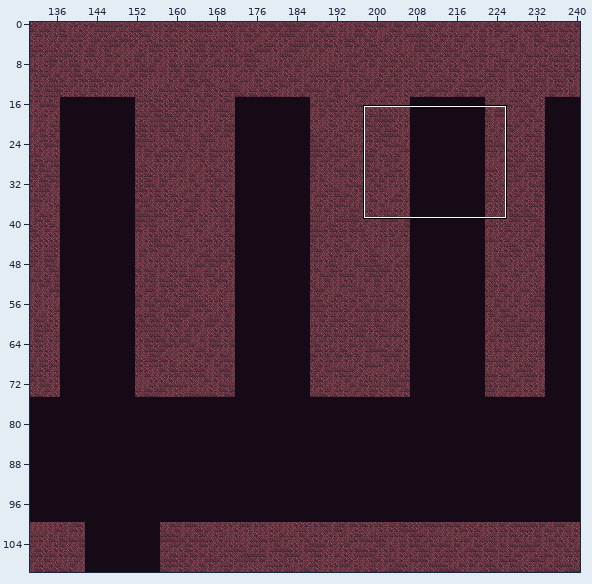
One commit to this Tiled map: android/assets/maps/TunnelMap1.tmx. The first picture is a wide view before the edit; the outline marks the close-up.
Close-up. Earlier state:
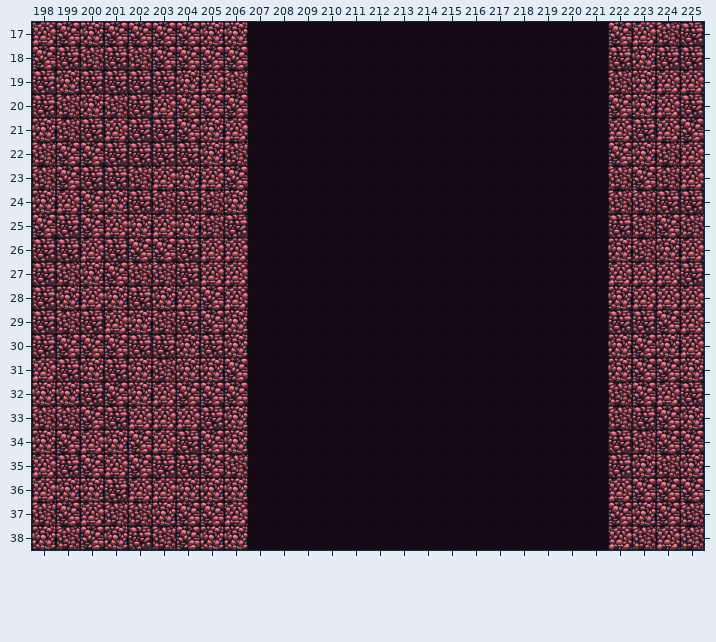
Cells are 64x64 px. Shown: x 198..225, y 17..38. The commit also changed other parts of the map, which this record leaves out.
New version:
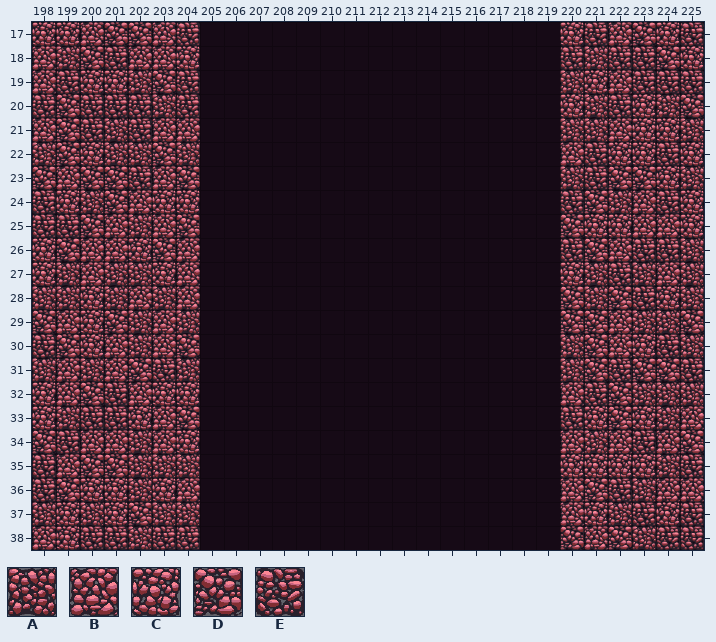
Key: from "tileMapGutter": A 5, B 6, C 7, D 8, E 9.
_ is an empty cell.
From old to new:
{"where": "layer \"terrain\""}
{"y":17,"x":198,"old":"BDC","new":"CCB"}
{"y":17,"x":203,"old":"DDCC","new":"BE__"}
{"y":17,"x":220,"old":"__DBA","new":"CEBDC"}
{"y":18,"x":198,"old":"DEA","new":"BAD"}
{"y":18,"x":202,"old":"ADDDD","new":"BBC__"}
{"y":18,"x":220,"old":"__","new":"EA"}
{"y":18,"x":223,"old":"CEE","new":"EDC"}
{"y":19,"x":198,"old":"ECEEEECBA","new":"BECCADE__"}
{"y":19,"x":220,"old":"__ACBB","new":"ACBEEE"}
{"y":20,"x":199,"old":"ACA","new":"DEE"}
{"y":20,"x":203,"old":"BDDD","new":"AE__"}
{"y":20,"x":220,"old":"__D","new":"CAE"}
{"y":20,"x":224,"old":"BE","new":"AD"}
{"y":21,"x":198,"old":"CA","new":"BD"}
{"y":21,"x":201,"old":"B","new":"A"}
{"y":21,"x":203,"old":"EDCB","new":"BB__"}
{"y":21,"x":220,"old":"__","new":"AA"}
{"y":21,"x":223,"old":"EBD","new":"CCA"}
{"y":22,"x":200,"old":"DEEEECA","new":"CAADA__"}
{"y":22,"x":220,"old":"__D","new":"BEC"}
{"y":22,"x":224,"old":"AB","new":"EC"}
{"y":23,"x":198,"old":"ADEEA","new":"DBDDE"}
{"y":23,"x":204,"old":"CBD","new":"D__"}
{"y":23,"x":220,"old":"__A","new":"AED"}
{"y":23,"x":224,"old":"AB","new":"CA"}
{"y":24,"x":198,"old":"CBDCEAEAC","new":"ECADBCC__"}
{"y":24,"x":220,"old":"__","new":"ED"}
{"y":24,"x":223,"old":"A","new":"B"}
{"y":24,"x":225,"old":"E","new":"C"}
{"y":25,"x":198,"old":"D","new":"E"}
{"y":25,"x":202,"old":"C","new":"A"}
{"y":25,"x":204,"old":"CAE","new":"D__"}
{"y":25,"x":220,"old":"__EADA","new":"DCCBBC"}
{"y":26,"x":198,"old":"EE","new":"CD"}
{"y":26,"x":201,"old":"ED","new":"BC"}
{"y":26,"x":204,"old":"EBB","new":"B__"}
{"y":26,"x":220,"old":"__CACB","new":"EDBEEA"}
{"y":27,"x":198,"old":"E","new":"C"}
{"y":27,"x":200,"old":"CD","new":"BA"}
{"y":27,"x":203,"old":"AEBB","new":"CB__"}
{"y":27,"x":220,"old":"__BB","new":"CAEA"}
{"y":27,"x":225,"old":"E","new":"A"}
{"y":28,"x":198,"old":"ECBCEC","new":"AACABA"}
{"y":28,"x":205,"old":"DB","new":"__"}
{"y":28,"x":220,"old":"__CBBB","new":"DADECA"}
{"y":29,"x":198,"old":"EAEBCAEDC","new":"DBCDABA__"}
{"y":29,"x":220,"old":"__EEDB","new":"DDBAAD"}
{"y":30,"x":200,"old":"DDEECEC","new":"CBABD__"}
{"y":30,"x":220,"old":"__CDCB","new":"ADBCEA"}
{"y":31,"x":198,"old":"BECECACCD","new":"ABABDEA__"}
{"y":31,"x":220,"old":"__C","new":"ADE"}
{"y":31,"x":225,"old":"C","new":"E"}
{"y":32,"x":199,"old":"CEDCBDDD","new":"BDEBCC__"}
{"y":32,"x":220,"old":"__ADBE","new":"BEDAAA"}
{"y":33,"x":198,"old":"A","new":"C"}
{"y":33,"x":200,"old":"D","new":"E"}
{"y":33,"x":202,"old":"B","new":"C"}
{"y":33,"x":204,"old":"BEC","new":"D__"}
{"y":33,"x":220,"old":"__AEDC","new":"ECDCAB"}
{"y":34,"x":198,"old":"CD","new":"DE"}
{"y":34,"x":201,"old":"CD","new":"BA"}
{"y":34,"x":204,"old":"EDC","new":"C__"}
{"y":34,"x":220,"old":"__EAD","new":"BABEB"}
{"y":35,"x":198,"old":"BE","new":"EB"}
{"y":35,"x":201,"old":"BDEEDA","new":"DAAA__"}
{"y":35,"x":220,"old":"__E","new":"CCC"}
{"y":35,"x":225,"old":"C","new":"E"}
{"y":36,"x":198,"old":"BC","new":"ED"}
{"y":36,"x":201,"old":"EBBCCC","new":"CACB__"}
{"y":36,"x":220,"old":"__BDDD","new":"BDEABB"}
{"y":37,"x":199,"old":"DBAACDDB","new":"CACDAA__"}
{"y":37,"x":220,"old":"__DCDA","new":"BCAECE"}
{"y":38,"x":198,"old":"CADCEADCC","new":"BCEEAEE__"}
{"y":38,"x":220,"old":"__B","new":"DBD"}
{"y":38,"x":224,"old":"BA","new":"EE"}
